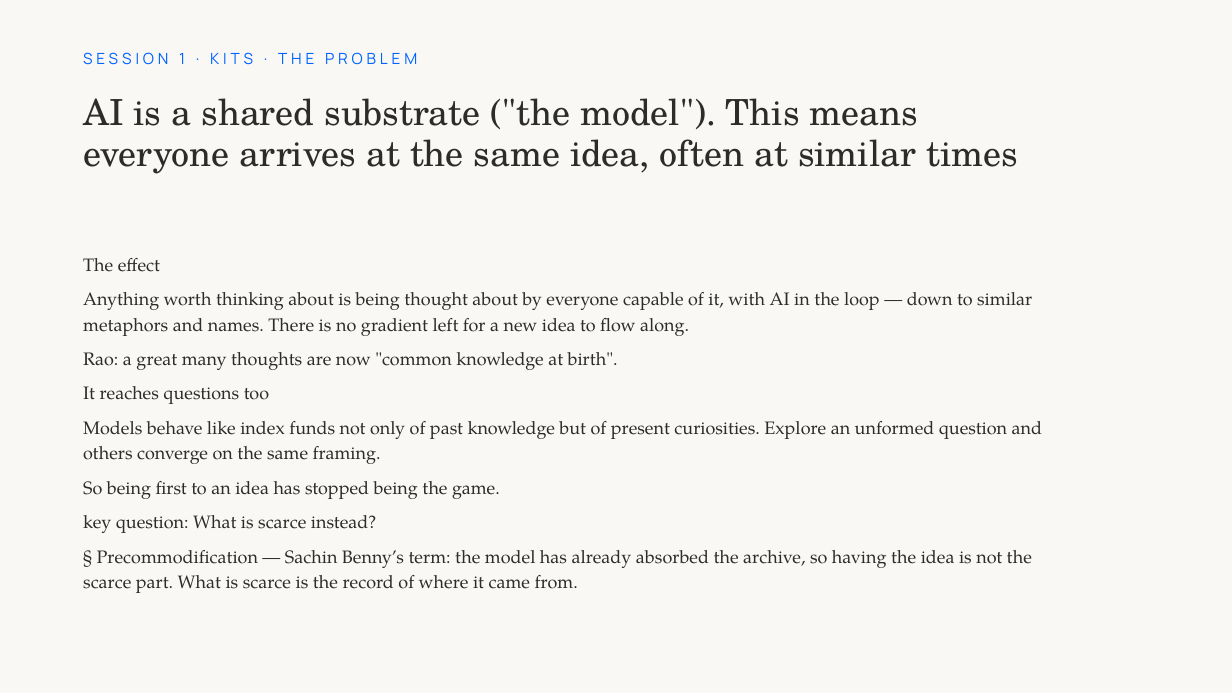
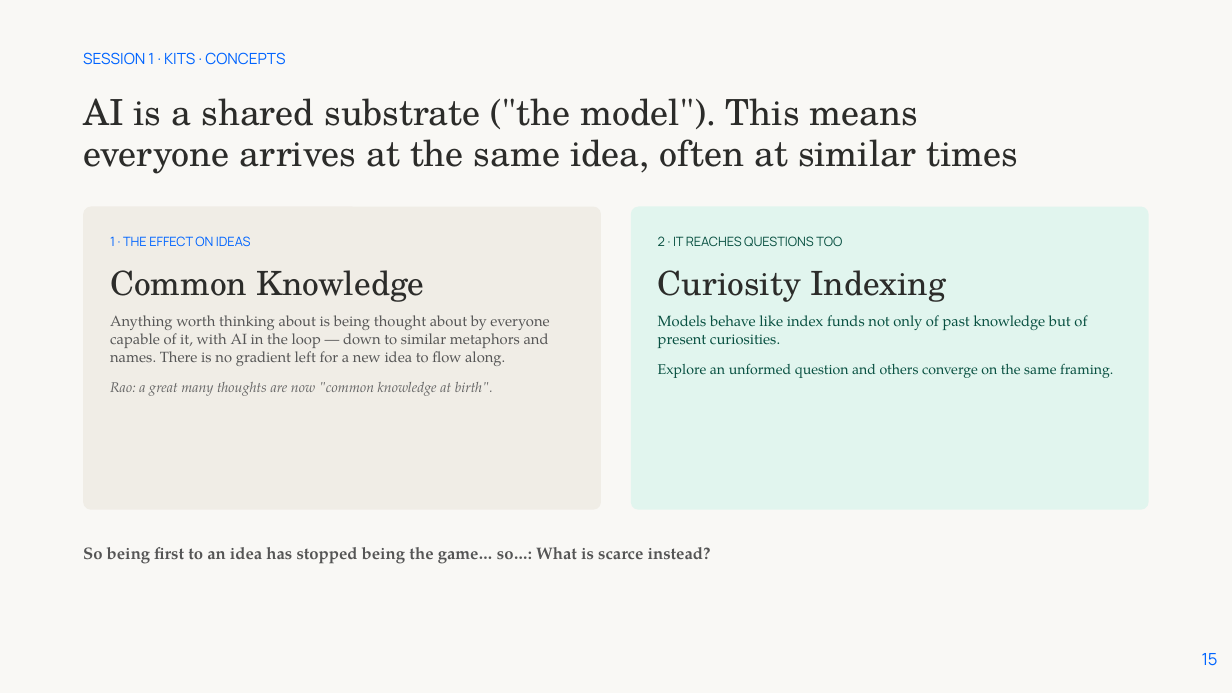
Before and after one commit to protocolvision/workshop-kitkraft, a slide deck: slide 15 of workshop-dev/slides/ai-kitcraft-slides-editable.pptx. Drawn at 1232x693 pixels with LibreOffice and Linux fonts; fonts in the diff are those of the drawing; background and template pictures are left out. Boxes give left, top, right and bottom in pixels: in the first picture for what was removed or moved away, otherwise in the second. Text is boxed around its words. In the diff, an @@ line names an element or a change of style, - is before the commit and + after.

```diff
--- a/workshop-dev/slides/ai-kitcraft-slides-editable.pptx
+++ b/workshop-dev/slides/ai-kitcraft-slides-editable.pptx
@@ text at (x1=83, y1=52, x2=285, y2=65): text changed @@
-SESSION 1 · KITS · THE PROBLEM
+SESSION 1 · KITS · CONCEPTS
@@ rounded rectangle added at (x1=83, y1=207, x2=601, y2=510), fill #F0EDE6 @@
@@ rounded rectangle added at (x1=631, y1=207, x2=1149, y2=510), fill #E1F5EE @@
@@ text added at (x1=110, y1=236, x2=549, y2=396), 11.5 pt, text #555555 @@
+1 · THE EFFECT ON IDEAS
+Common Knowledge
+Anything worth thinking about is being thought about by everyone capable of it, with AI in the loop — down to similar metaphors and names. There is no gradient left for a new idea to flow along.
+Rao: a great many thoughts are now "common knowledge at birth".
@@ text added at (x1=658, y1=236, x2=1113, y2=378), 11.5 pt, text #085041 @@
+2 · IT REACHES QUESTIONS TOO
+Curiosity Indexing
+Models behave like index funds not only of past knowledge but of present curiosities.
+Explore an unformed question and others converge on the same framing.
@@ text removed at (x1=83, y1=258, x2=1042, y2=593) @@
-The effect
-Anything worth thinking about is being thought about by everyone capable of it, with AI in the loop — down to similar metaphors and names. There is no gradient left for a new idea to flow along.
-Rao: a great many thoughts are now "common knowledge at birth".
-It reaches questions too
-Models behave like index funds not only of past knowledge but of present curiosities. Explore an unformed question and others converge on the same framing.
-So being first to an idea has stopped being the game.
-key question: What is scarce instead?
-§ Precommodification — Sachin Benny’s term: the model has already absorbed the archive, so having the idea is not the scarce part. What is scarce is the record of where it came from.
@@ text added at (x1=83, y1=547, x2=711, y2=564), 13 pt, text #555555, bold @@
+So being first to an idea has stopped being the game… so…: What is scarce instead?
@@ page number added at (x1=1202, y1=653, x2=1218, y2=666), 13 pt, text #0064FF @@
+15
```
Also in this commit, not shown: 41 other slides changed, 14 slides added, 15 slides removed, 1 other file.
